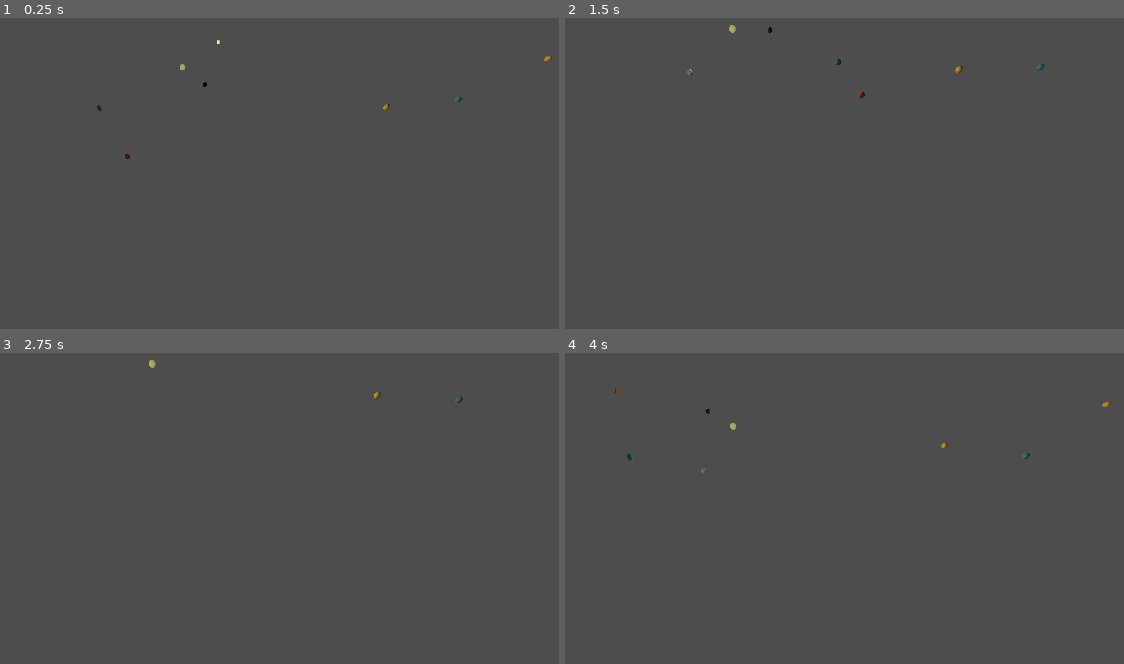
Above: before the commit, frames 1-4 (two rows, left to right).
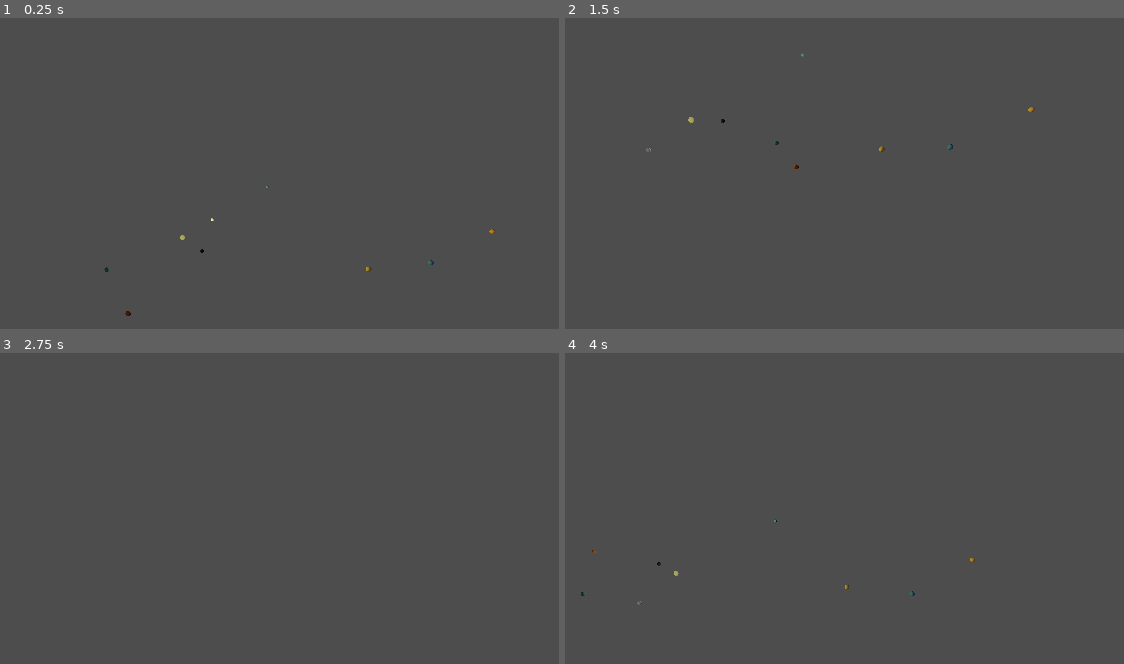
Above: after the commit, the same moments.

Repository: adorion25/Systeme_solaire
Game: Godot game, scene res://node_3d.tscn
Same seed, same stepped clock (60 frames per second), same inputs: the game is played once before the commit and once after it.
Inputs:
- Up to frame 1 (0.25 s): no input
- Up to frame 2 (1.5 s): tap Enter at 0.5 s; hold D (Droite) 0.53-1.28 s; hold S (Derrière) 0.53-1.28 s; tap W (Devant) at 0.8, 1.35 s; hold X (Inclinaison_bas) from 1.28 s (still down)
- Up to frame 3 (2.75 s): tap S (Derrière) at 1.55 s; tap Space at 2 s; release X (Inclinaison_bas) at 2.03 s; hold D (Droite) from 2.03 s (still down); hold S (Derrière) from 2.03 s (still down); tap W (Devant) at 2.3 s
- Up to frame 4 (4 s): release D (Droite) at 2.78 s; release S (Derrière) at 2.78 s; hold Z (Inclinaison_haut) 2.78-3.53 s; tap W (Devant) at 2.85, 3.8 s; tap S (Derrière) at 3.05 s; hold A (Gauche) from 3.53 s (still down); hold S (Derrière) from 3.53 s (still down)

The runs differ from the first frame. In frame 1, 0.2% of the frame differs, in the area x 17-99%, y 6-96%; in frame 2, 0.2%, in the area x 14-86%, y 2-49%; in frame 3, less than 0.1%; in frame 4, 0.2%.

Commit message:
problemes

Diff:
--- a/cysstaim-çolèrre/camera_3d.gd
+++ b/cysstaim-çolèrre/camera_3d.gd
@@ -8,19 +8,24 @@
 
 # Called every frame. 'delta' is the elapsed time since the previous frame.
 func _process(delta: float) -> void:
-	if Input.is_action_just_pressed("Gauche"):
-		position += Vector3(-20, 0, 0)
-	elif Input.is_action_just_pressed("Droite"):
-		position += Vector3(20, 0, 0)
-	elif Input.is_action_just_pressed("Devant"):
-		position += Vector3(0, 20, 0)
-	elif Input.is_action_just_pressed("Derrière"):
-		position += Vector3(0, -20, 0)
-	elif Input.is_action_just_pressed("Inclinaison_haut"):
-		rotation += Vector3(PI/24, 0, 0)
-	elif Input.is_action_just_pressed("Inclinaison_bas"):
-		rotation += Vector3(-PI/24, 0, 0)
-	elif Input.is_action_just_pressed("Rotation_droite"):
-		rotation += Vector3(-PI/24, PI/24, PI/8)
-	elif Input.is_action_just_pressed("Rotation_gauche"):
-		rotation += Vector3(PI/24, -PI/24, -PI/8)
+	var vitesse_deplacement = 2
+	if Input.is_action_pressed("Gauche"):
+		translate_object_local(Vector3.LEFT * vitesse_deplacement)
+	elif Input.is_action_pressed("Droite"):
+		translate_object_local(Vector3.RIGHT * vitesse_deplacement)
+	elif Input.is_action_pressed("Devant"):
+		translate_object_local(Vector3.FORWARD * vitesse_deplacement)
+	elif Input.is_action_pressed("Derrière"):
+		translate_object_local(Vector3.BACK * vitesse_deplacement)
+
+#RÉGLER PROPBLÈMES DE ROTATION GAUCHE-DROITE ET VOIR SI LA SOLUTION PEUT REMPLACER L'INCLISAISON HAUT-BAS
+	var vitesse_rotation = PI / 100
+
+	if Input.is_action_pressed("Inclinaison_haut"):
+		rotate_object_local(Vector3.RIGHT, vitesse_rotation)
+	elif Input.is_action_pressed("Inclinaison_bas"):
+		rotate_object_local(Vector3.LEFT, vitesse_rotation)
+	elif Input.is_action_pressed("Rotation_droite"):
+		global_rotate(Vector3.BACK, -vitesse_rotation)
+	elif Input.is_action_pressed("Rotation_gauche"):
+		global_rotate(Vector3.BACK, vitesse_rotation)
--- a/cysstaim-çolèrre/node_3d.tscn
+++ b/cysstaim-çolèrre/node_3d.tscn
@@ -24,7 +24,7 @@
 environment = SubResource("Environment_4xowi")
 
 [node name="Camera3D" type="Camera3D" parent="Environment_camera" unique_id=1026225519]
-transform = Transform3D(1.0000000000000002, 0, 0, 0, 0.8660254037844386, -0.49999999999999994, 0, 0.4999999999999999, 0.8660254037844387, 0, -450, 250)
+transform = Transform3D(1.0000000000000002, 0, 0, 0, 0.5, -0.8660254037844386, 0, 0.8660254037844385, 0.5000000000000001, 0, -450, 250)
 script = ExtResource("1_6iypd")
 
 [node name="OmniLight3D" type="OmniLight3D" parent="Environment_camera" unique_id=994336632]
@@ -222,7 +222,7 @@
 Saturne = NodePath("../Saturne")
 Uranus = NodePath("../Uranus")
 Neptune = NodePath(".")
-masse_corps = 1.02e+26
+masse_corps = 1.0199999999999999e+26
 periode = 5210000000.0
 periode_relative = 659.164
 position_initiale = Vector3(4420000000000, -758000000000, -94200000000)
